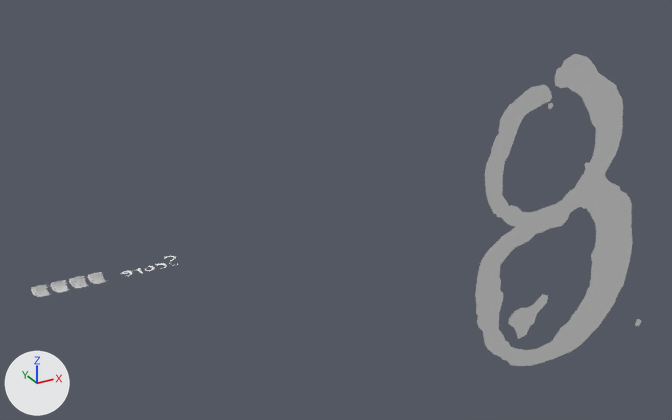
A saved change to the OBJ model Example Space Game/Models/playerHUDModels/eight.obj.
Rendered twice from a camera (50 mm lens) standing at (-1.194, -1.038, 0.937) and looking at (-0.427, 0.356, 0.24). Lighting does not change. The marker at lower left points along +X, +Y and +Z. Where no turn or scale is listed for an object, it has been applied to the vertices.

Before the edit, the objects in view are built like this:
```python
ob_eight = bpy.data.objects.new('eight', me_eight)
ob_eight.location = (0.0, 0.0, 0.0)
ob_eight_004 = bpy.data.objects.new('eight.004', me_eight_004)
ob_eight_004.location = (0.0, 0.0, 0.0)
ob_nine_001 = bpy.data.objects.new('nine.001', me_nine_001)
ob_nine_001.location = (0.0, 0.0, 0.0)
ob_one_003 = bpy.data.objects.new('one.003', me_one_003)
ob_one_003.location = (0.0, 0.0, 0.0)
ob_scoretext = bpy.data.objects.new('scoreText', me_scoretext)
ob_scoretext.location = (0.0, 0.0, 0.0)
ob_six_002 = bpy.data.objects.new('six.002', me_six_002)
ob_six_002.location = (0.0, 0.0, 0.0)
ob_six_003 = bpy.data.objects.new('six.003', me_six_003)
ob_six_003.location = (0.0, 0.0, 0.0)
ob_zero_001 = bpy.data.objects.new('zero.001', me_zero_001)
ob_zero_001.location = (0.0, 0.0, 0.0)
```
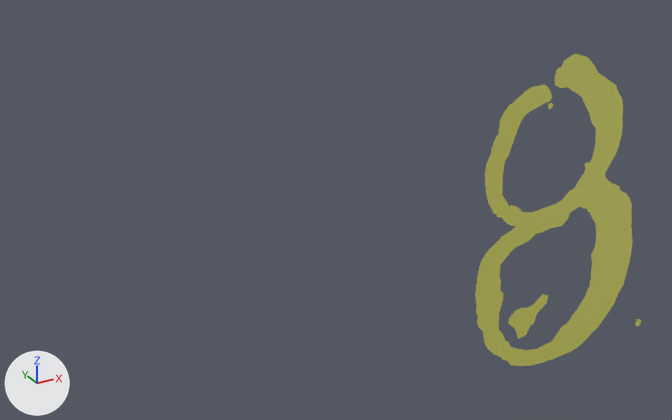
Location of each change, (x1, y1, x2, y2) in pixels of the pictures (672 x 420 px):
'eight', recoloured (grey to yellow): (475, 54, 641, 366) in both
'scoreText', deleted: before (120, 256, 178, 276)
'eight.004', no longer drawn: before (31, 286, 48, 296)
'eight.003', no longer drawn: before (51, 282, 67, 292)
'eight.002', no longer drawn: before (69, 278, 86, 287)
'nine.003', no longer drawn: before (53, 281, 67, 291)
'eight.001', no longer drawn: before (88, 274, 108, 283)
'six.001', no longer drawn: before (93, 275, 105, 283)
'nine.001', no longer drawn: before (90, 273, 103, 282)
'nine.004', no longer drawn: before (34, 285, 48, 296)
'zero.001', no longer drawn: before (89, 274, 103, 284)
'two.004', no longer drawn: before (33, 286, 50, 296)
'three.004', no longer drawn: before (31, 285, 44, 296)
'three.002', no longer drawn: before (69, 276, 86, 287)
'three.003', no longer drawn: before (51, 280, 66, 291)
'zero.004', no longer drawn: before (32, 287, 46, 297)
'zero.002', no longer drawn: before (70, 277, 85, 288)
'three.001', no longer drawn: before (88, 272, 102, 283)
'six.004', no longer drawn: before (36, 286, 49, 296)
'six.002', no longer drawn: before (75, 281, 87, 287)
'four.003', no longer drawn: before (56, 282, 66, 291)
'four.002', no longer drawn: before (74, 278, 85, 288)
'four.004', no longer drawn: before (34, 288, 48, 297)
'one.002', no longer drawn: before (75, 277, 85, 286)
'zero.003', no longer drawn: before (52, 282, 65, 292)
'four.001', no longer drawn: before (90, 274, 104, 284)

Edits to the bpy script that builds the scene:
```text
Change mat_text:
    mat_text.base_color: (0.8, 0.8, 0.8) -> (0.801, 0.794, 0.155)  # white #e7e7e7 -> yellow #e7e66e
Remove ob_scoretext:
    ob_scoretext = bpy.data.objects.new('scoreText', me_scoretext)
    ob_scoretext.location = (0.0, 0.0, 0.0)
```
